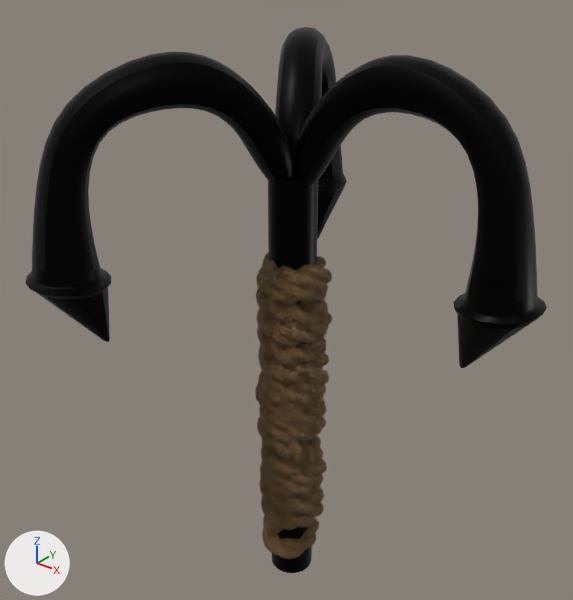
An edit to the Blender file Art/3D models/grapple.blend, drawn before and after from the same camera.
Before and after are seen from a 50 mm lens placed at (7.64, -9.71, 10.94), pointed at (-0.01, -0.16, 5.02). The axes (+X, +Y, +Z) are drawn at lower left. The lights are the same throughout.

The older version as bpy lines, for what is in view:
```python
ob_circle_002 = bpy.data.objects.new('Circle.002', me_circle_005)
ob_circle_002.location = (0.0, 0.0, -0.57)
ob_circle_002.scale = (0.13, 0.13, 0.097)
ob_circle_003 = bpy.data.objects.new('Circle.003', me_circle_007)
ob_circle_003.location = (0.0, 0.0, -0.57)
ob_circle_003.scale = (0.13, 0.13, 0.097)
ob_circle_004 = bpy.data.objects.new('Circle.004', me_circle_008)
ob_circle_004.location = (0.0, 0.0, -0.57)
ob_circle_004.scale = (0.13, 0.13, 0.097)
ob_cube_002 = bpy.data.objects.new('Cube.002', me_cube_002)
ob_cube_002.location = (-0.01, 0.04, -0.03)
ob_cube_002.rotation_euler = (0.0, 0.0, -2.094)  # degrees (0, 0, -120)
ob_cube_002.scale = (0.786, 0.786, 0.756)
```
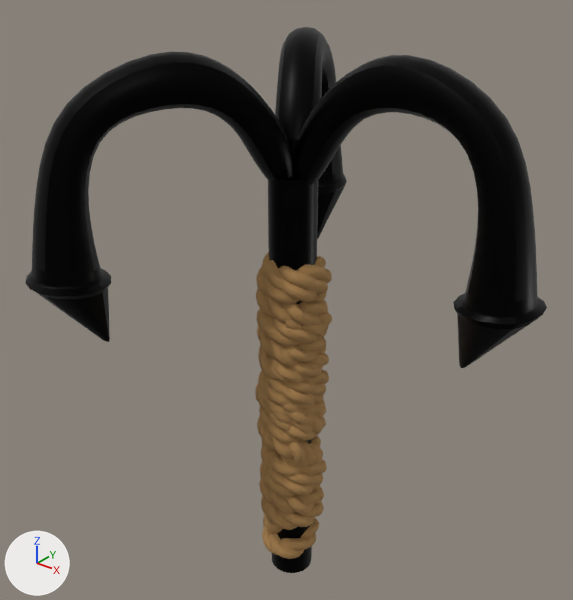
Edits to the bpy script that builds the scene:
```text
Change mat_material_001:
    remove n2 = _N.new('ShaderNodeValToRGB'); n2.name = 'Color Ramp'
    remove while len(n2.color_ramp.elements) > 1: n2.color_ramp.elements.remove(n2.color_ramp.elements[-1])
    remove n2.color_ramp.elements[0].position = 0.405; n2.color_ramp.elements[0].color = (0.0, 0.0, 0.0, 1.0)
    remove _e = n2.color_ramp.elements.new(0.686); _e.color = (1.0, 1.0, 1.0, 1.0)
    add n2 = _N.new('ShaderNodeValToRGB'); n2.name = 'Color Ramp'
    add while len(n2.color_ramp.elements) > 1: n2.color_ramp.elements.remove(n2.color_ramp.elements[-1])
    add n2.color_ramp.elements[0].position = 0.205; n2.color_ramp.elements[0].color = (0.0, 0.0, 0.0, 1.0)
    add _e = n2.color_ramp.elements.new(0.39); _e.color = (1.0, 1.0, 1.0, 1.0)
```

Where the change shows, as pixel boxes [x1, y1, x2, y2] in the pictures (573 x 600 px):
'Circle.002', recoloured
    both: [256, 251, 332, 559]
'Circle.004', recoloured
    both: [256, 308, 332, 451]
'Circle.003', recoloured
    both: [255, 378, 326, 476]
